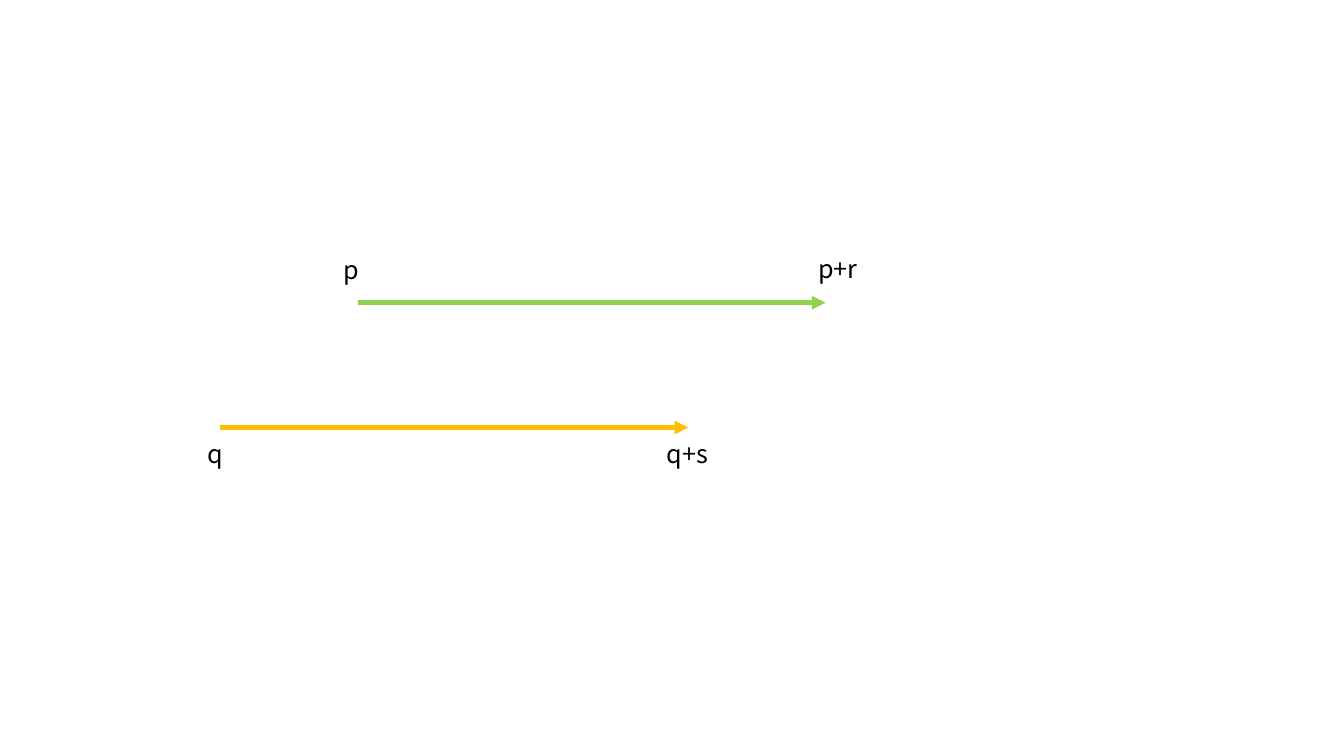
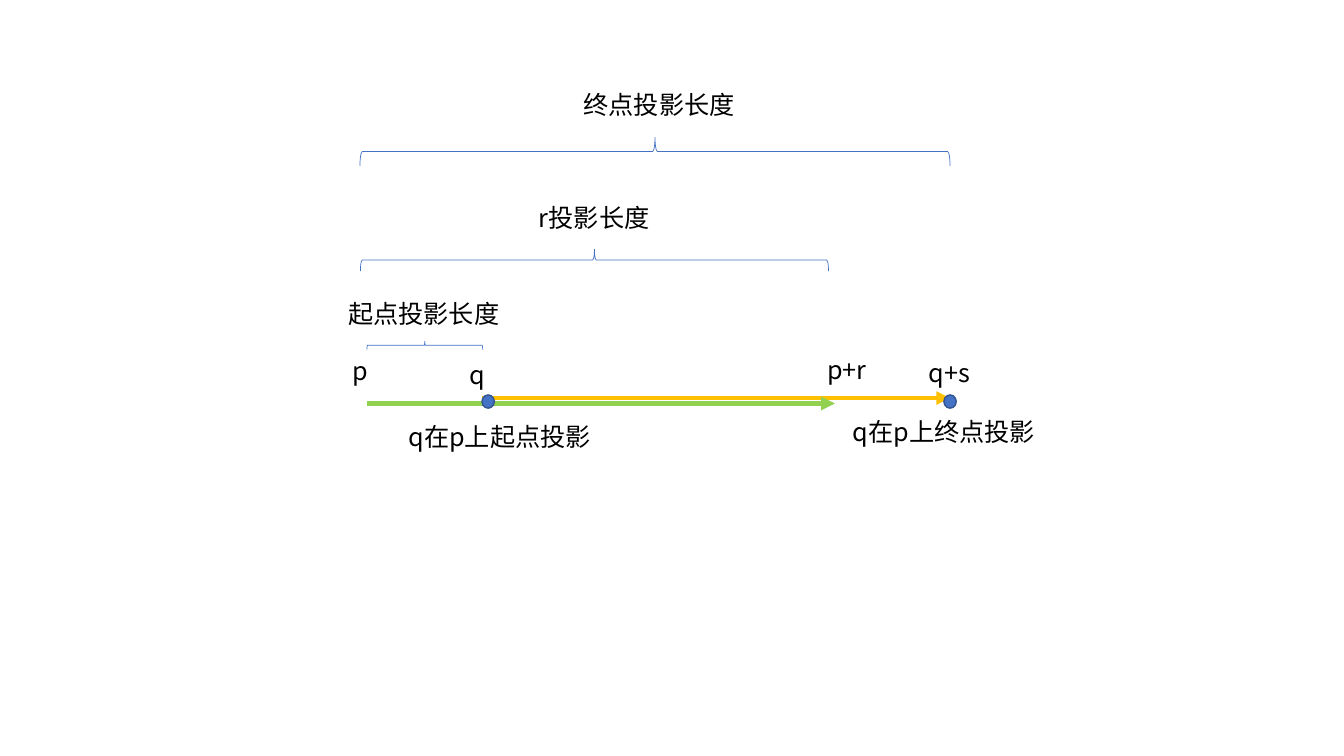
Before and after one commit to LightningBilly/ACMAlgorithms, a slide deck: slide 1 of 图形学算法/线段求交/求交.pptx. Drawn at 1344x756 pixels with LibreOffice and Linux fonts; fonts in the diff are those of the drawing. Boxes give left, top, right and bottom in pixels: in the first picture for what was removed or moved away, otherwise in the second. Text is boxed around its words. In the diff, an @@ line names an element or a change of style, - is before the commit and + after.

```diff
--- a/图形学算法/线段求交/求交.pptx
+++ b/图形学算法/线段求交/求交.pptx
@@ text added at (584,92,735,116), 18 pt, text #000000 @@
+终点投影长度
@@ right brace added at (360,138,950,166), outline #4472C4 0.5 pt @@
@@ text added at (539,205,650,229), 18 pt, text #000000 @@
+r投影长度
@@ right brace added at (361,249,829,271), outline #4472C4 0.5 pt @@
@@ text added at (348,301,499,325), 18 pt, text #000000 @@
+起点投影长度
@@ right brace added at (366,341,482,349), outline #4472C4 0.5 pt @@
@@ text "q": place and size @@
-text "q" at (207,449,223,469)
+text "q" at (469,370,485,390)
@@ text "q+s": place and size @@
-text "q+s" at (667,447,708,469)
+text "q+s" at (929,366,970,388)
@@ 2 texts, 1 arrow: place and size @@
-2 texts, 1 arrow at (344,262,857,302)
+2 texts, 1 arrow at (353,363,866,403)
@@ arrow moved from (220, 427) - (689, 427) to (482, 398) - (951, 398) @@
@@ ellipse added at (482,395,494,408), fill #4472C4, outline #325491 1 pt @@
@@ text added at (853,419,1035,447), 18 pt, text #000000 @@
+q在p上终点投影
@@ ellipse added at (944,395,956,408), fill #4472C4, outline #325491 1 pt @@
@@ text added at (408,424,590,452), 18 pt, text #000000 @@
+q在p上起点投影
```
Also in this commit, not shown: 2 slides added, 10 other files.
